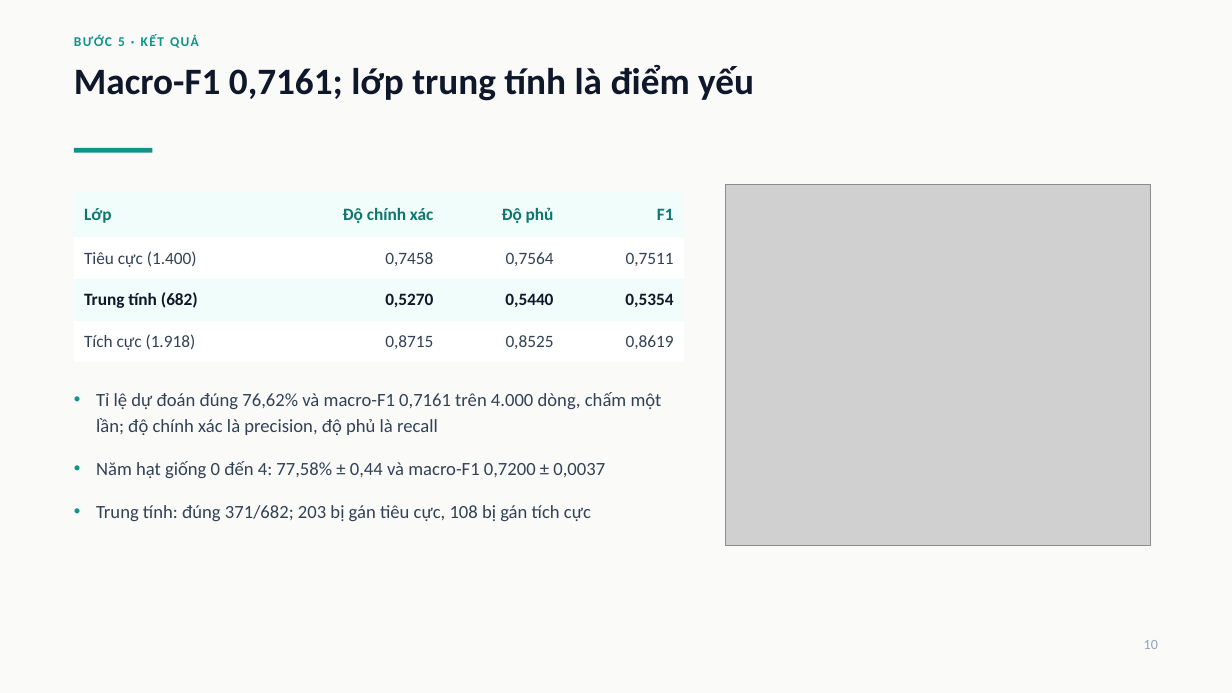
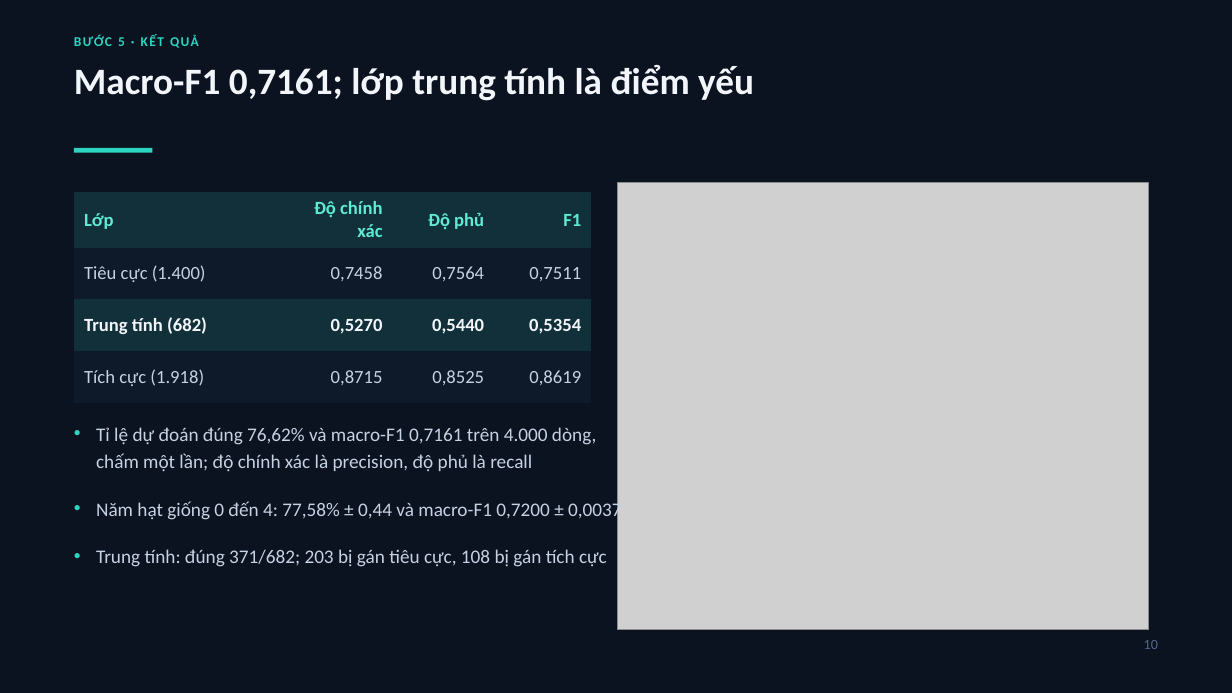
Before and after one commit to Phuhieu24/NLP_PhanTichBinhLuanYoutube, a slide deck: slide 10 of report/CS221_slide.pptx. Drawn at 1232x693 pixels with LibreOffice and Linux fonts; fonts in the diff are those of the drawing; grey boxes stand for pictures. Boxes give left, top, right and bottom in pixels: in the first picture for what was removed or moved away, otherwise in the second. Text is boxed around its words. In the diff, an @@ line names an element or a change of style, - is before the commit and + after.

```diff
--- a/report/CS221_slide.pptx
+++ b/report/CS221_slide.pptx
@@ background #FAFAF9 to #0B1220 @@
@@ text "BƯỚC 5 · KẾT QUẢ" at bbox=[118, 37, 125, 46]: text colour #0D9488 to #2DD4BF @@
@@ text "Macro-F1 0,7161; lớp trung tính ..." at bbox=[74, 65, 754, 101]: text colour #0F172A to #F2F6FB @@
@@ rectangle at bbox=[74, 148, 152, 152]: fill #0D9488 to #2DD4BF @@
@@ table at bbox=[74, 192, 592, 403] @@
@@ fill #F0FDFA to #12303A in 8 cells @@
@@ fill #FFFFFF to #0E1929 in 8 cells @@
@@ size 13.5 to 14.5 pt @@
@@ text colour #0F766E to #5EEAD4 in "Lớp", "Độ chính xác", "Độ phủ", "F1" @@
@@ text colour #334155 to #C5D2E4 in "Tiêu cực (1.400)", "0,7458", "0,7564", "0,7511" and 4 more places @@
@@ text colour #0F172A to #F2F6FB in "Trung tính (682)", "0,5270", "0,5440", "0,5354" @@
@@ table: place and size @@
-table at bbox=[74, 192, 684, 362]
+table at bbox=[74, 192, 592, 403]
@@ picture: place and size @@
-picture at bbox=[726, 185, 1151, 546]
+picture at bbox=[617, 183, 1149, 630]
@@ text "Tỉ lệ dự đoán đúng ...": place and size @@
-text "Tỉ lệ dự đoán đúng ..." at bbox=[96, 392, 662, 521]
+text "Tỉ lệ dự đoán đúng ..." at bbox=[96, 427, 621, 567]
@@ text "Tỉ lệ dự đoán đúng ..." at bbox=[96, 427, 621, 567]: size 14.5 to 15 pt, text colour #334155 to #C5D2E4; more space between paragraphs; bullet colour #0D9488 to #2DD4BF @@
@@ text "10" at bbox=[1144, 640, 1158, 649]: text colour #94A3B8 to #55688A @@
```
Also in this commit, not shown: 15 other slides changed, 2 slides added, 2 slides removed, 1 other file.
